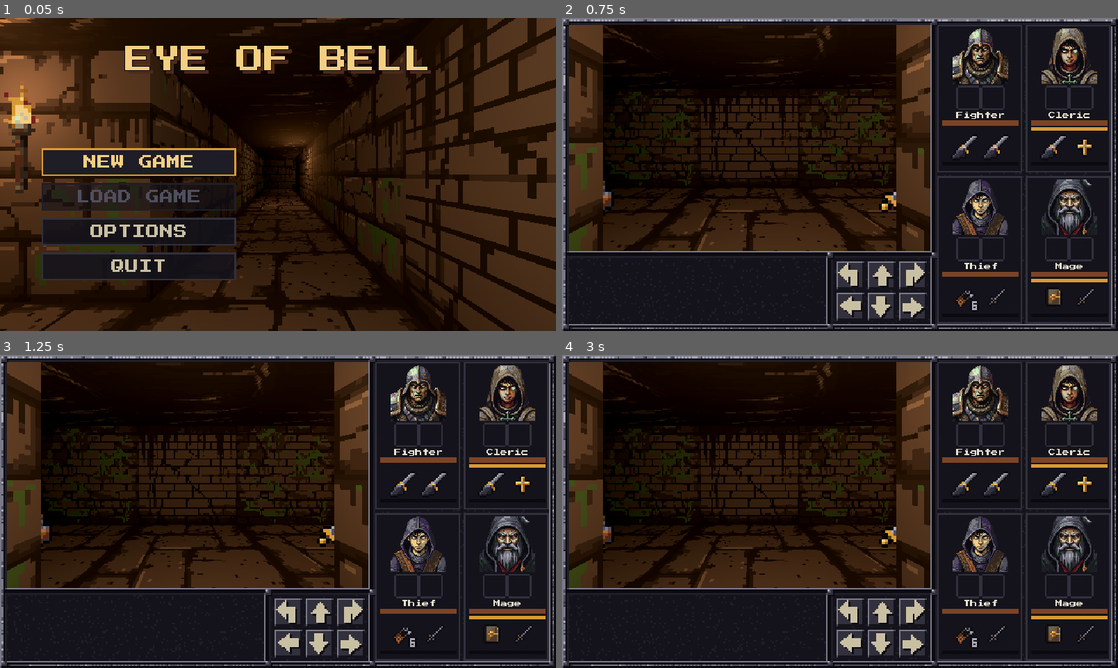
Above: before the commit, frames 1-4 (two rows, left to right).
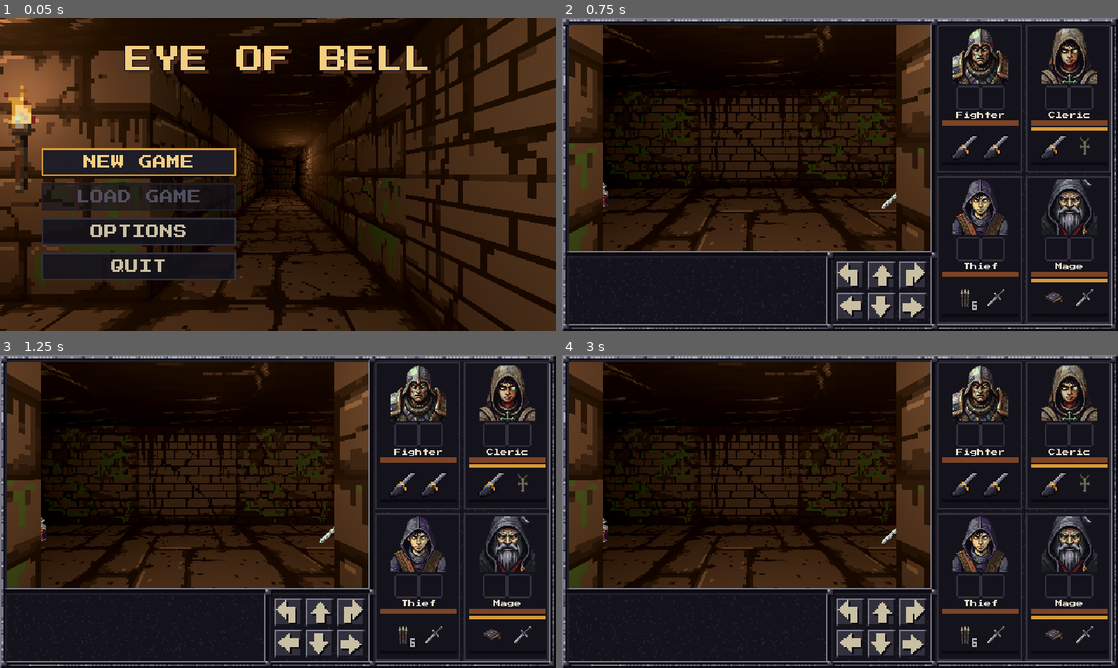
Above: after the commit, the same moments.

Repository: XrNrX/eye-of-bell
Game: Godot game, scene res://scenes/main_menu.tscn
The game is run twice, just before and just after one commit, with the same random seed, the same clock (stepped at 60 frames per second) and the same inputs. Sound files missing from this copy of the repository are replaced by a short silence.
Inputs (mouse positions are in pixels of both pictures, inside the frame that each line leads up to):
- Up to frame 1 (0.05 s): no input
- Up to frame 2 (0.75 s): click "NEW GAME" at 0.5 s
- Up to frame 3 (1.25 s): no input
- Up to frame 4 (3 s): click (851, 611) at 1.27 s; click (878, 611) at 2.02 s; click (912, 611) at 2.77 s

Frame 1 is identical in both runs. In frame 2, 0.6% of the frame differs, in the area x 7-96%, y 38-93%; in frame 3, 0.6%; in frame 4, 0.6%.

Commit message:
PixelLab doors, stairs, plate and all item art; 48px floor item sprites; doors show whole texture
Co-Authored-By: Claude Sonnet 5.5 <noreply@anthropic.com>

Diff:
--- a/data/items/dagger.tres
+++ b/data/items/dagger.tres
@@ -12,7 +12,7 @@
 icon = ExtResource("2_icon")
 floor_icon = ExtResource("3_floor")
 hud_icon = ExtResource("90_hud")
-icon_pixel_size = 0.04
+icon_pixel_size = 0.01
 damage_min = 1
 damage_max = 4
 throw_damage_min = 1
--- a/data/items/darts.tres
+++ b/data/items/darts.tres
@@ -12,7 +12,7 @@
 icon = ExtResource("2_icon")
 floor_icon = ExtResource("3_floor")
 hud_icon = ExtResource("90_hud")
-icon_pixel_size = 0.04
+icon_pixel_size = 0.01
 max_stack = 10
 throw_damage_min = 1
 throw_damage_max = 3
--- a/data/items/healing_potion.tres
+++ b/data/items/healing_potion.tres
@@ -12,7 +12,7 @@
 icon = ExtResource("2_icon")
 floor_icon = ExtResource("3_floor")
 hud_icon = ExtResource("90_hud")
-icon_pixel_size = 0.04
+icon_pixel_size = 0.01
 max_stack = 9
 attack_bonus = 0
 damage_min = 0
--- a/data/items/holy_symbol.tres
+++ b/data/items/holy_symbol.tres
@@ -14,6 +14,6 @@
 icon = ExtResource("2_icon")
 floor_icon = ExtResource("3_floor")
 hud_icon = ExtResource("90_hud")
-icon_pixel_size = 0.04
+icon_pixel_size = 0.01
 magic = 2
 spells = Array[Resource]([ExtResource("4_a"), ExtResource("5_b")])
--- a/data/items/key.tres
+++ b/data/items/key.tres
@@ -10,4 +10,4 @@
 type = 3
 icon = ExtResource("2_icon")
 floor_icon = ExtResource("3_floor")
-icon_pixel_size = 0.03
+icon_pixel_size = 0.015
--- a/data/items/leather_armour.tres
+++ b/data/items/leather_armour.tres
@@ -12,7 +12,7 @@
 icon = ExtResource("2_icon")
 floor_icon = ExtResource("3_floor")
 hud_icon = ExtResource("90_hud")
-icon_pixel_size = 0.04
+icon_pixel_size = 0.01
 attack_bonus = 0
 damage_min = 0
 damage_max = 0
--- a/data/items/mace.tres
+++ b/data/items/mace.tres
@@ -12,7 +12,7 @@
 icon = ExtResource("2_icon")
 floor_icon = ExtResource("3_floor")
 hud_icon = ExtResource("90_hud")
-icon_pixel_size = 0.04
+icon_pixel_size = 0.01
 attack_bonus = 0
 damage_min = 4
 damage_max = 10
--- a/data/items/scroll.tres
+++ b/data/items/scroll.tres
@@ -12,7 +12,7 @@
 icon = ExtResource("2_icon")
 floor_icon = ExtResource("3_floor")
 hud_icon = ExtResource("90_hud")
-icon_pixel_size = 0.04
+icon_pixel_size = 0.01
 attack_bonus = 0
 damage_min = 0
 damage_max = 0
--- a/data/items/short_sword.tres
+++ b/data/items/short_sword.tres
@@ -12,7 +12,7 @@
 icon = ExtResource("2_icon")
 floor_icon = ExtResource("3_floor")
 hud_icon = ExtResource("90_hud")
-icon_pixel_size = 0.04
+icon_pixel_size = 0.01
 attack_bonus = 1
 damage_min = 3
 damage_max = 8
--- a/data/items/spellbook.tres
+++ b/data/items/spellbook.tres
@@ -15,6 +15,6 @@
 icon = ExtResource("2_icon")
 floor_icon = ExtResource("3_floor")
 hud_icon = ExtResource("90_hud")
-icon_pixel_size = 0.04
+icon_pixel_size = 0.01
 magic = 1
 spells = Array[Resource]([ExtResource("4_a"), ExtResource("5_b"), ExtResource("6_c")])
--- a/data/items/war_hammer.tres
+++ b/data/items/war_hammer.tres
@@ -12,7 +12,7 @@
 icon = ExtResource("2_icon")
 floor_icon = ExtResource("3_floor")
 hud_icon = ExtResource("90_hud")
-icon_pixel_size = 0.04
+icon_pixel_size = 0.01
 attack_bonus = -1
 damage_min = 5
 damage_max = 12
--- a/scripts/dungeon_builder.gd
+++ b/scripts/dungeon_builder.gd
@@ -100,13 +100,9 @@
 	ceiling_mesh.size = Vector2(s, s)
 	ceiling_mesh.material = _make_material(CEILING_COLOR, CEILING_TEXTURE)
 
-	var door_mesh := BoxMesh.new()
-	door_mesh.size = Vector3(s, h, DOOR_THICKNESS)
-	door_mesh.material = _make_material(DOOR_COLOR, DOOR_TEXTURE)
-
-	var locked_mesh := BoxMesh.new()
-	locked_mesh.size = door_mesh.size
-	locked_mesh.material = _make_material(DOOR_COLOR, DOOR_LOCKED_TEXTURE)
+	# Doors show the whole picture on each face (a BoxMesh would show one cell of a 3x2 grid).
+	var door_mesh := _wall_box(Vector3(s, h, DOOR_THICKNESS), _make_material(DOOR_COLOR, DOOR_TEXTURE))
+	var locked_mesh := _wall_box(Vector3(s, h, DOOR_THICKNESS), _make_material(DOOR_COLOR, DOOR_LOCKED_TEXTURE))
 
 	# The portcullis: a single double-sided quad of transparent iron bars (alpha cut-out), so the
 	# gaps are really open and you can see through.
--- a/tools/art/imported.json
+++ b/tools/art/imported.json
@@ -8,6 +8,130 @@
       "imported": "2026-11-05 21:30:13",
       "source": "rune_panel.png"
     },
+    "items/dagger.png": {
+      "imported": "2026-11-05 22:29:57",
+      "source": "dagger.png"
+    },
+    "items/dagger_floor.png": {
+      "imported": "2026-11-05 22:29:57",
+      "source": "dagger_floor.png"
+    },
+    "items/dagger_hud.png": {
+      "imported": "2026-11-05 22:29:57",
+      "source": "dagger_hud.png"
+    },
+    "items/darts.png": {
+      "imported": "2026-11-05 22:29:57",
+      "source": "darts.png"
+    },
+    "items/darts_floor.png": {
+      "imported": "2026-11-05 22:29:57",
+      "source": "darts_floor.png"
+    },
+    "items/darts_hud.png": {
+      "imported": "2026-11-05 22:29:57",
+      "source": "darts_hud.png"
+    },
+    "items/healing_potion.png": {
+      "imported": "2026-11-05 22:29:57",
+      "source": "healing_potion.png"
+    },
+    "items/healing_potion_floor.png": {
+      "imported": "2026-11-05 22:29:57",
+      "source": "healing_potion_floor.png"
+    },
+    "items/healing_potion_hud.png": {
+      "imported": "2026-11-05 22:29:57",
+      "source": "healing_potion_hud.png"
+    },
+    "items/holy_symbol.png": {
+      "imported": "2026-11-05 22:29:57",
+      "source": "holy_symbol.png"
+    },
+    "items/holy_symbol_floor.png": {
+      "imported": "2026-11-05 22:29:57",
+      "source": "holy_symbol_floor.png"
+    },
+    "items/holy_symbol_hud.png": {
+      "imported": "2026-11-05 22:29:57",
+      "source": "holy_symbol_hud.png"
+    },
+    "items/key.png": {
+      "imported": "2026-11-05 22:29:57",
+      "source": "key.png"
+    },
+    "items/leather_armour.png": {
+      "imported": "2026-11-05 22:29:57",
+      "source": "leather_armour.png"
+    },
+    "items/leather_armour_floor.png": {
+      "imported": "2026-11-05 22:29:57",
+      "source": "leather_armour_floor.png"
+    },
+    "items/leather_armour_hud.png": {
+      "imported": "2026-11-05 22:29:57",
+      "source": "leather_armour_hud.png"
+    },
+    "items/mace.png": {
+      "imported": "2026-11-05 22:29:57",
+      "source": "mace.png"
+    },
+    "items/mace_floor.png": {
+      "imported": "2026-11-05 22:29:57",
+      "source": "mace_floor.png"
+    },
+    "items/mace_hud.png": {
+      "imported": "2026-11-05 22:29:57",
+      "source": "mace_hud.png"
+    },
+    "items/scroll.png": {
+      "imported": "2026-11-05 22:29:57",
+      "source": "scroll.png"
+    },
+    "items/scroll_floor.png": {
+      "imported": "2026-11-05 22:29:57",
+      "source": "scroll_floor.png"
+    },
+    "items/scroll_hud.png": {
+      "imported": "2026-11-05 22:29:57",
+      "source": "scroll_hud.png"
+    },
+    "items/short_sword.png": {
+      "imported": "2026-11-05 22:29:57",
+      "source": "short_sword.png"
+    },
+    "items/short_sword_floor.png": {
+      "imported": "2026-11-05 22:29:57",
+      "source": "short_sword_floor.png"
+    },
+    "items/short_sword_hud.png": {
+      "imported": "2026-11-05 22:29:57",
+      "source": "short_sword_hud.png"
+    },
+    "items/spellbook.png": {
+      "imported": "2026-11-05 22:29:57",
+      "source": "spellbook.png"
+    },
+    "items/spellbook_floor.png": {
+      "imported": "2026-11-05 22:29:57",
+      "source": "spellbook_floor.png"
+    },
+    "items/spellbook_hud.png": {
+      "imported": "2026-11-05 22:29:57",
+      "source": "spellbook_hud.png"
+    },
+    "items/war_hammer.png": {
+      "imported": "2026-11-05 22:29:57",
+      "source": "war_hammer.png"
+    },
+    "items/war_hammer_floor.png": {
+      "imported": "2026-11-05 22:29:57",
+      "source": "war_hammer_floor.png"
+    },
+    "items/war_hammer_hud.png": {
+      "imported": "2026-11-05 22:29:57",
+      "source": "war_hammer_hud.png"
+    },
     "monsters/skeleton/attack_0.png": {
       "imported": "2026-11-05 18:32:37",
       "source": "attack_0.png"
@@ -256,6 +380,10 @@
       "imported": "2026-11-05 19:37:33",
       "source": "portrait.png (derived)"
     },
+    "sprites/key.png": {
+      "imported": "2026-11-05 22:29:57",
+      "source": "key.png"
+    },
     "sprites/lever.png": {
       "imported": "2026-11-05 21:30:13",
       "source": "lever.png"
@@ -268,13 +396,29 @@
       "imported": "2026-11-05 21:07:12",
       "source": "ceiling.png"
     },
+    "tiles/door.png": {
+      "imported": "2026-11-05 22:29:57",
+      "source": "door.png"
+    },
+    "tiles/door_locked.png": {
+      "imported": "2026-11-05 22:29:57",
+      "source": "door_locked.png"
+    },
     "tiles/floor.png": {
       "imported": "2026-11-05 21:07:12",
       "source": "floor.png"
     },
+    "tiles/plate.png": {
+      "imported": "2026-11-05 22:29:57",
+      "source": "plate.png"
+    },
     "tiles/portcullis.png": {
       "imported": "2026-11-05 21:30:13",
       "source": "portcullis.png"
+    },
+    "tiles/stairs.png": {
+      "imported": "2026-11-05 22:29:57",
+      "source": "stairs.png"
     },
     "tiles/wall.png": {
       "imported": "2026-11-05 21:07:12",
Binary file changed: art/items/dagger.png
Binary file changed: art/items/dagger_floor.png
Binary file changed: art/items/dagger_hud.png
Binary file changed: art/items/darts.png
Binary file changed: art/items/darts_floor.png
Binary file changed: art/items/darts_hud.png
Binary file changed: art/items/healing_potion.png
Binary file changed: art/items/healing_potion_floor.png
Binary file changed: art/items/healing_potion_hud.png
Binary file changed: art/items/holy_symbol.png
Binary file changed: art/items/holy_symbol_floor.png
Binary file changed: art/items/holy_symbol_hud.png
(and 26 more such lines)
